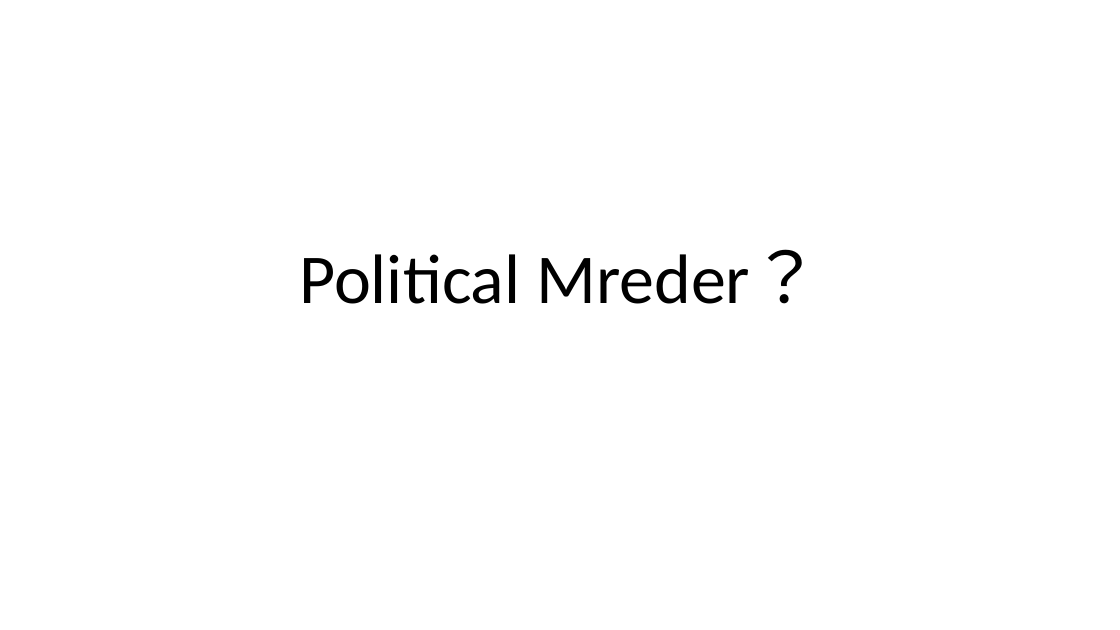
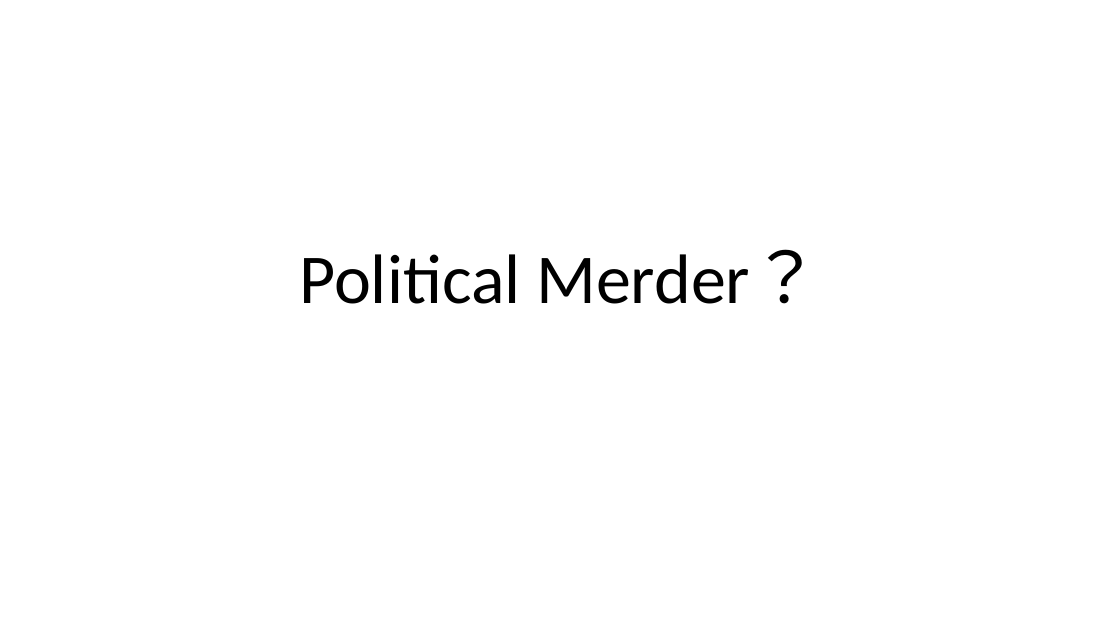
Before and after one commit to Baseballlkk/university_profile.github.io, a slide deck: slide 1 of 大一下/大一英文下/Group_Report_C~E.pptx. Drawn at 1120x630 pixels with LibreOffice and Linux fonts; fonts in the diff are those of the drawing. Boxes give left, top, right and bottom in pixels: in the first picture for what was removed or moved away, otherwise in the second. Text is boxed around its words. In the diff, an @@ line names an element or a change of style, - is before the commit and + after.

```diff
--- a/大一下/大一英文下/Group_Report_C~E.pptx
+++ b/大一下/大一英文下/Group_Report_C~E.pptx
@@ title at box(299, 249, 820, 304): text changed @@
-Political Mreder？
+Political Merder？
```
Also in this commit, not shown: 2 slides added, 12 other files.
